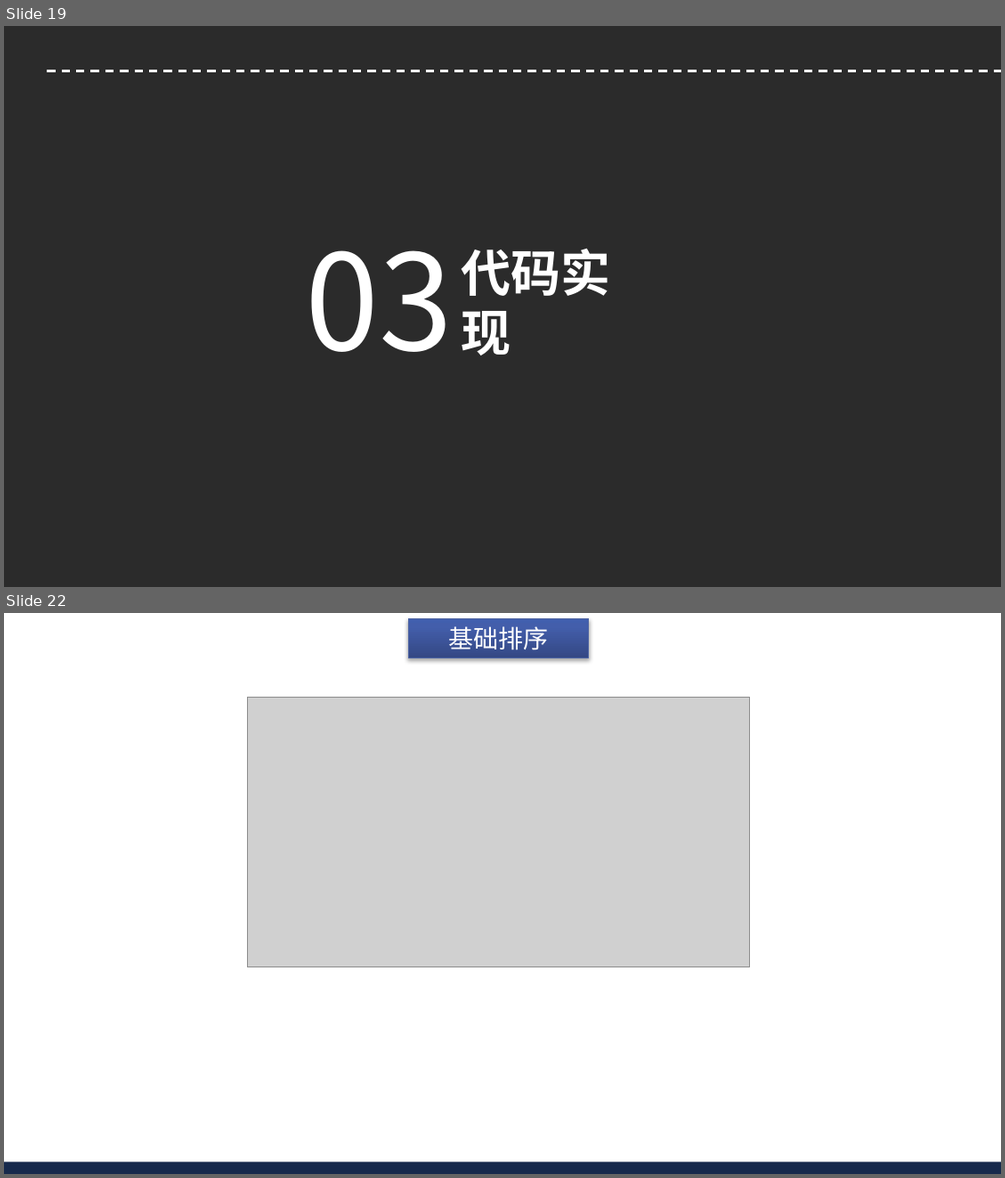
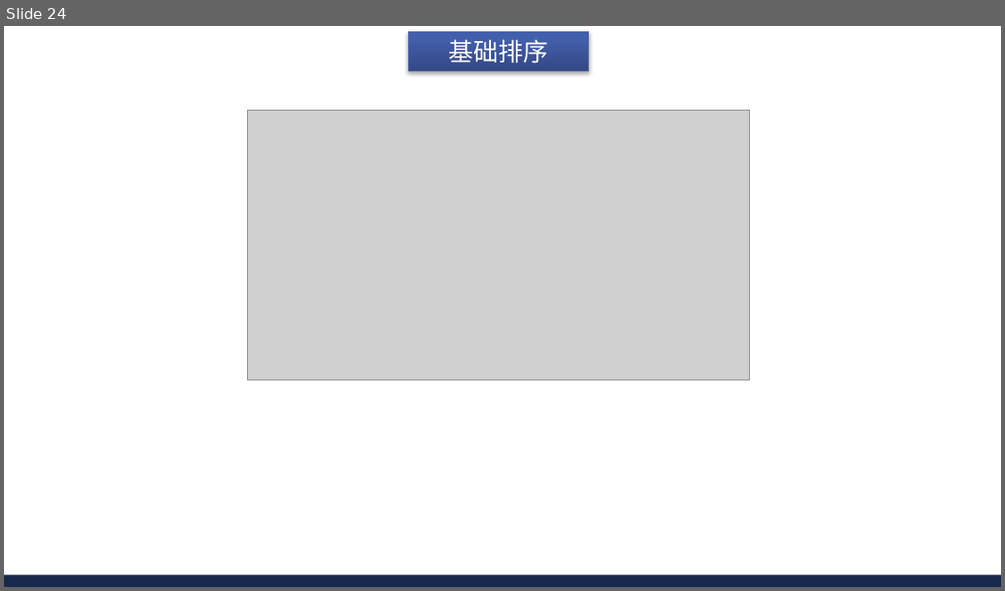
Before and after one commit to AisingioroHao0/BUAA_ProgrammingAndAlgorithms_TermProject, a slide deck: 答辩PPT/程序设计与算法大作业答辩.pptx. Shown one above the other, each under a label of ours: slides 19 and 22 before the commit, slide 24 after it; the slides between them are not shown. The pictures are 1005x1178 and 1005x591 pixels, drawn with LibreOffice and Linux fonts; fonts in the diff are those of the drawing; grey boxes stand for pictures; background and template pictures are left out; a plain dark background stands for a picture behind light text. Boxes give left, top, right and bottom in pixels: in the first picture for what was removed or moved away, otherwise in the second. Text is boxed around its words. In the diff, an @@ line names an element or a change of style, - is before the commit and + after.

```diff
--- a/答辩PPT/程序设计与算法大作业答辩.pptx
+++ b/答辩PPT/程序设计与算法大作业答辩.pptx
@@ slide 19 removed at (x1=4, y1=26, x2=1001, y2=587), background picture (left out) @@
@@ line removed from (47, 70) to (1001, 70) @@
@@ text removed at (x1=306, y1=250, x2=453, y2=352) @@
-03
@@ text removed at (x1=461, y1=248, x2=611, y2=355) @@
-代码实现
@@ what was slide 22 is now slide 24 @@
```
Also in this commit, not shown: 6 slides changed, 8 slides added, 7 other slides removed.
